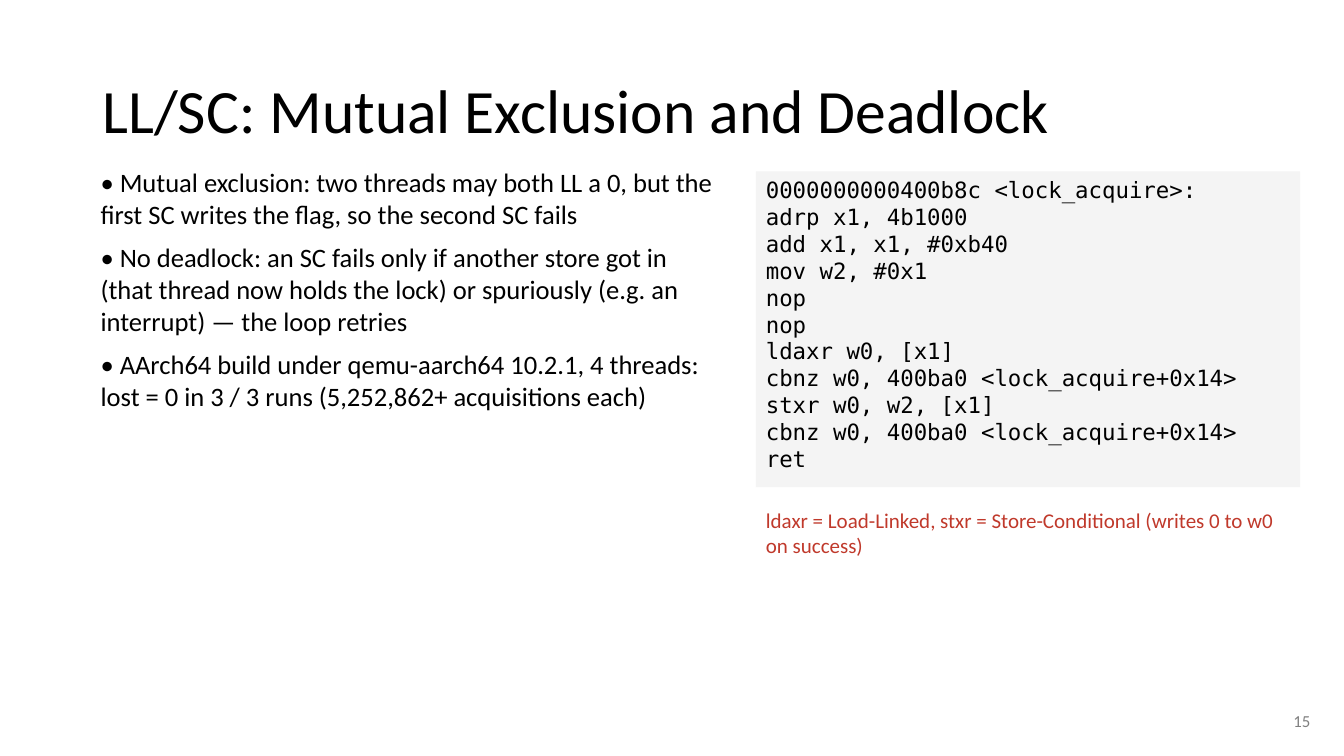
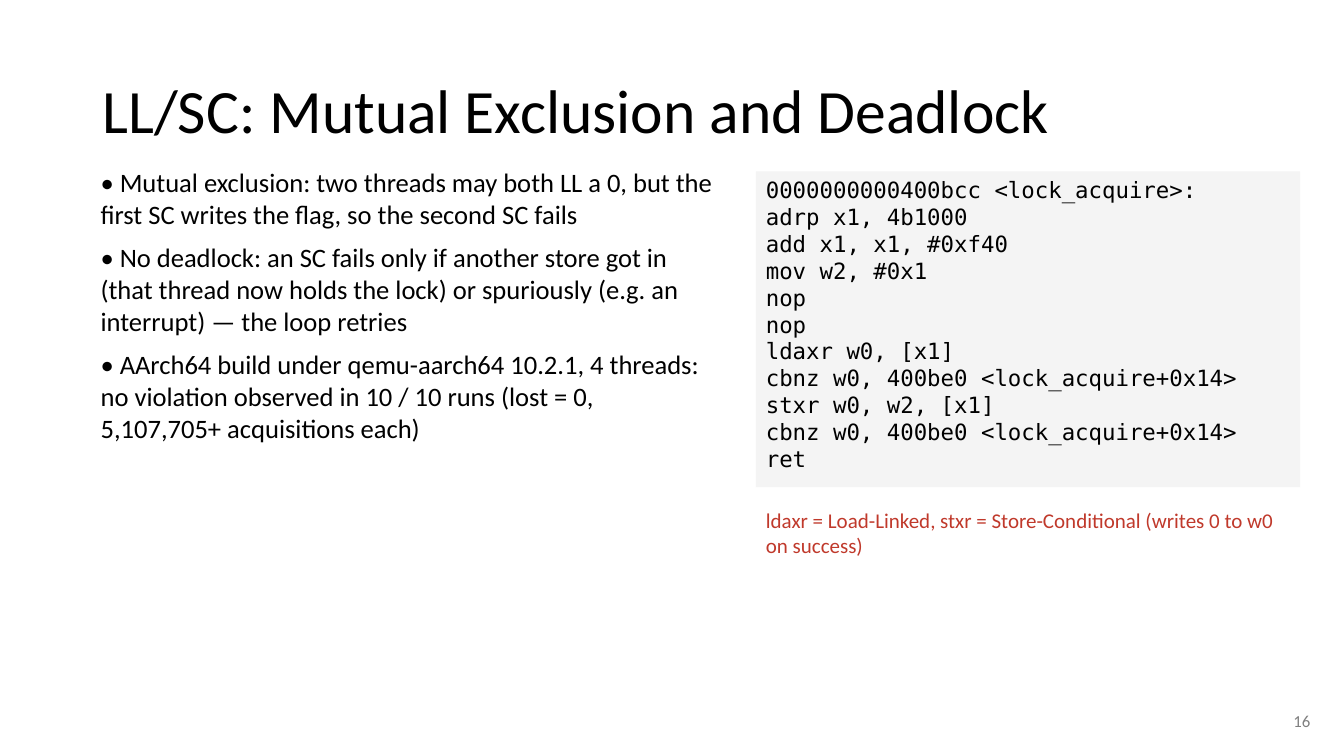
Before and after one commit to Kiatisakk/CPE333-OS, a slide deck: slide 16 of PS08/slides/PS08.pptx (slide 15 before the commit). Drawn at 1344x756 pixels with LibreOffice and Linux fonts; fonts in the diff are those of the drawing. Boxes give left, top, right and bottom in pixels: in the first picture for what was removed or moved away, otherwise in the second. Text is boxed around its words. In the diff, an @@ line names an element or a change of style, - is before the commit and + after.

```diff
--- a/PS08/slides/PS08.pptx
+++ b/PS08/slides/PS08.pptx
@@ text in rectangle at (x1=766, y1=181, x2=1197, y2=204): text changed @@
-0000000000400b8c <lock_acquire>:
+0000000000400bcc <lock_acquire>:
@@ text in rectangle at (x1=766, y1=235, x2=1008, y2=255): text changed @@
-add x1, x1, #0xb40
+add x1, x1, #0xf40
@@ text at (x1=101, y1=355, x2=699, y2=443): text changed @@
-• AArch64 build under qemu-aarch64 10.2.1, 4 threads: lost = 0 in 3 / 3 runs (5,252,862+ acquisitions each)
+• AArch64 build under qemu-aarch64 10.2.1, 4 threads: no violation observed in 10 / 10 runs (lost = 0, 5,107,705+ acquisitions each)
@@ text in rectangle at (x1=766, y1=369, x2=1237, y2=392): text changed @@
-cbnz w0, 400ba0 <lock_acquire+0x14>
+cbnz w0, 400be0 <lock_acquire+0x14>
@@ text in rectangle at (x1=766, y1=423, x2=1237, y2=446): text changed @@
-cbnz w0, 400ba0 <lock_acquire+0x14>
+cbnz w0, 400be0 <lock_acquire+0x14>
@@ text at (x1=1293, y1=715, x2=1310, y2=727): text changed @@
-15
+16
```
Also in this commit, not shown: 28 other slides changed, 2 slides added, 12 other files.
